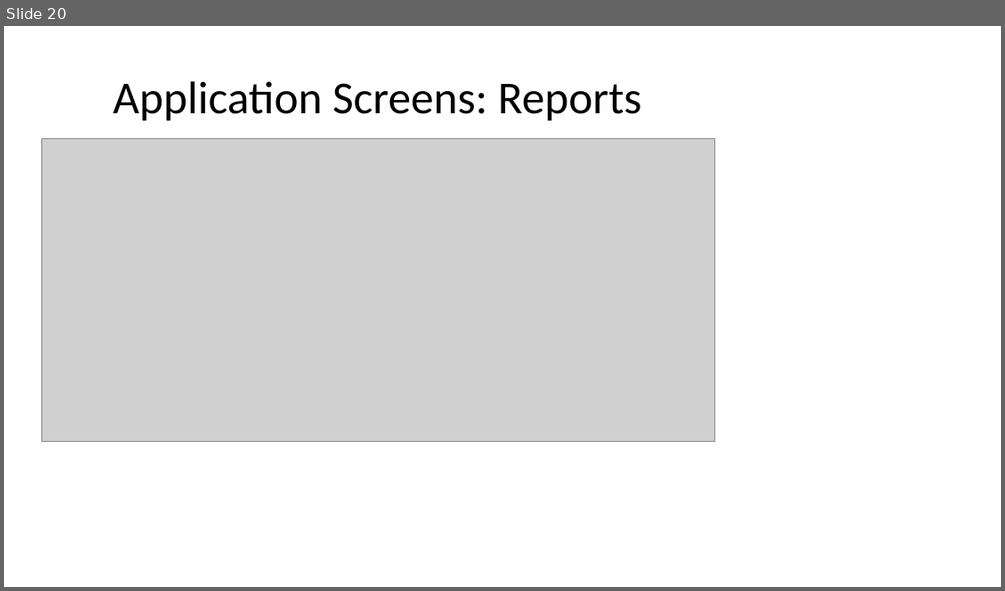
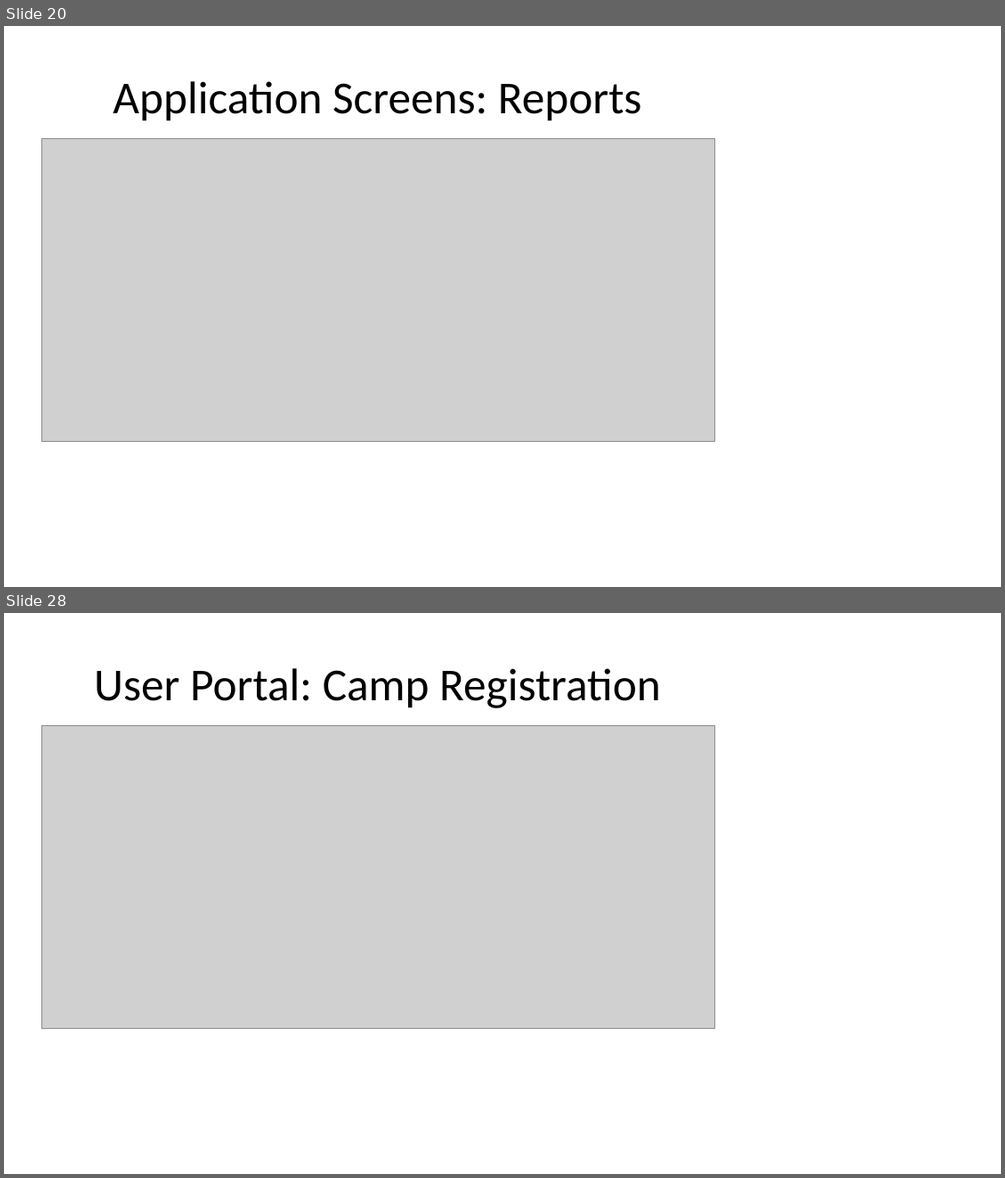
Before and after one commit to 0x0prateek/Blood-Donation-Camp-System, a slide deck: DotLife_Presentation.pptx. Shown one above the other, each under a label of ours: slide 20 before the commit, slides 20 and 28 after it; the slides between them are not shown. The pictures are 1005x591 and 1005x1178 pixels, drawn with LibreOffice and Linux fonts; fonts in the diff are those of the drawing; grey boxes stand for pictures. Boxes give left, top, right and bottom in pixels: in the first picture for what was removed or moved away, otherwise in the second. Text is boxed around its words. In the diff, an @@ line names an element or a change of style, - is before the commit and + after.

Commit message:
docs: add website and user portal screenshots to presentation

```diff
--- a/DotLife_Presentation.pptx
+++ b/DotLife_Presentation.pptx
@@ slide 28 added at (x1=4, y1=613, x2=1001, y2=1174), background #FFFFFF @@
@@ title added at (x1=94, y1=668, x2=661, y2=708), 44 pt, text #000000 @@
+User Portal: Camp Registration
@@ picture added at (x1=41, y1=725, x2=714, y2=1029) @@
```
Also in this commit, not shown: 1 slide changed, 9 other slides added.
